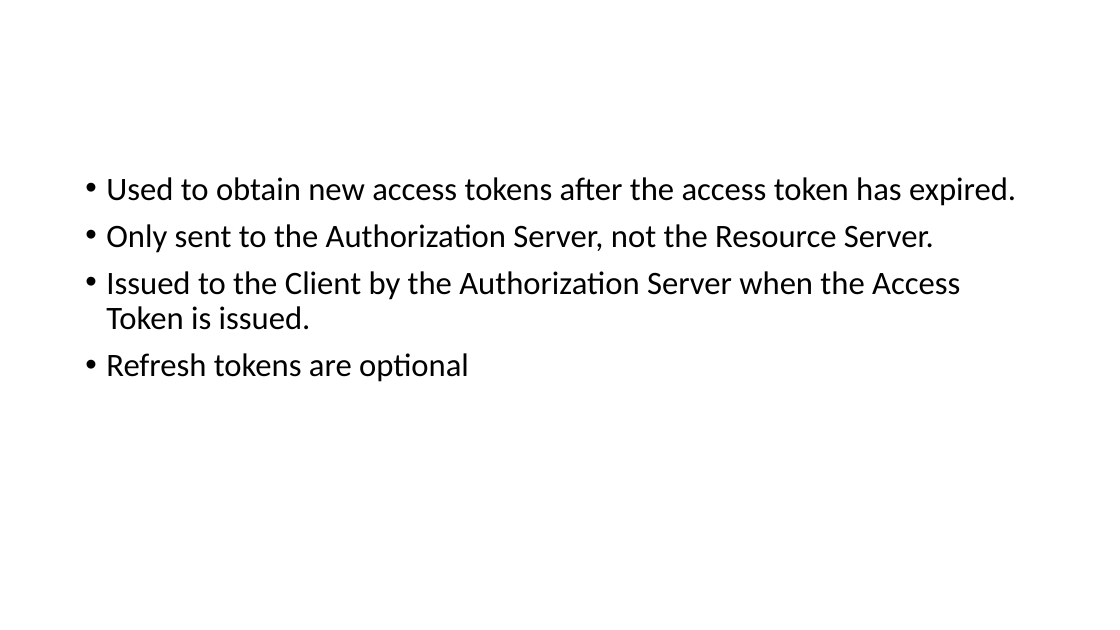
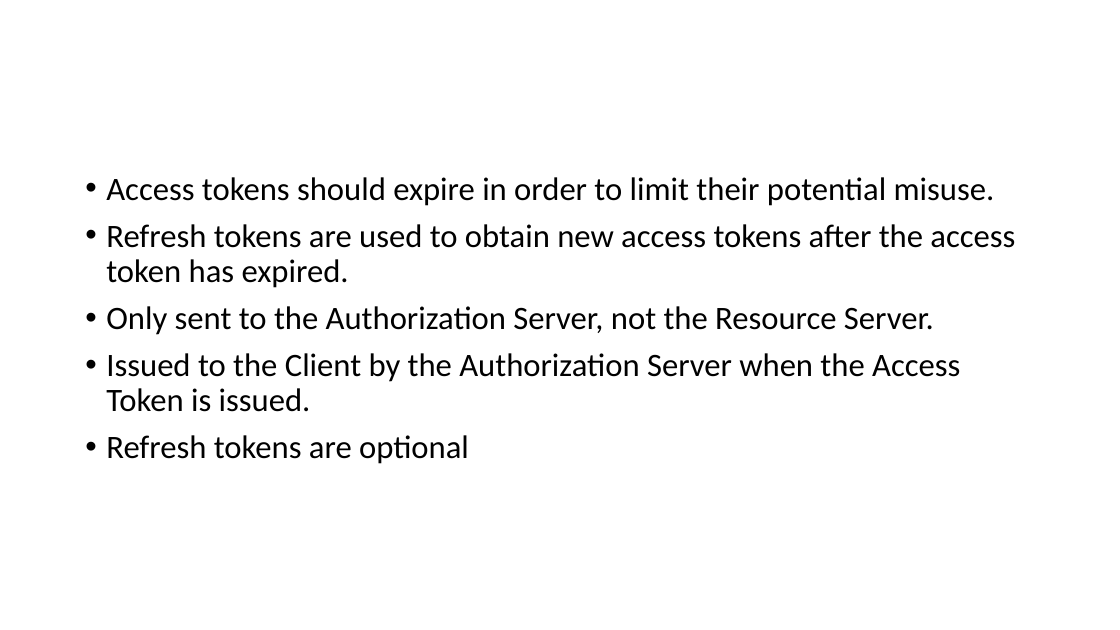
Before and after one commit to airavata-courses/airavata-courses.github.io, a slide deck: slide 28 of fall2017/slides/Fall2017-OAuth2-OIDC.pptx (slide 22 before the commit). Drawn at 1120x630 pixels with LibreOffice and Linux fonts; fonts in the diff are those of the drawing. Boxes give left, top, right and bottom in pixels: in the first picture for what was removed or moved away, otherwise in the second. Text is boxed around its words. In the diff, an @@ line names an element or a change of style, - is before the commit and + after.

```diff
--- a/fall2017/slides/Fall2017-OAuth2-OIDC.pptx
+++ b/fall2017/slides/Fall2017-OAuth2-OIDC.pptx
@@ text at bbox=[106, 177, 1015, 288]: text changed @@
-• Used to obtain new access tokens after the access token has expired.
+• Access tokens should expire in order to limit their potential misuse.
+• Refresh tokens are used to obtain new access tokens after the access token has expired.
```
Also in this commit, not shown: 15 other slides changed, 15 slides added, 1 slide removed, 2 other files.
